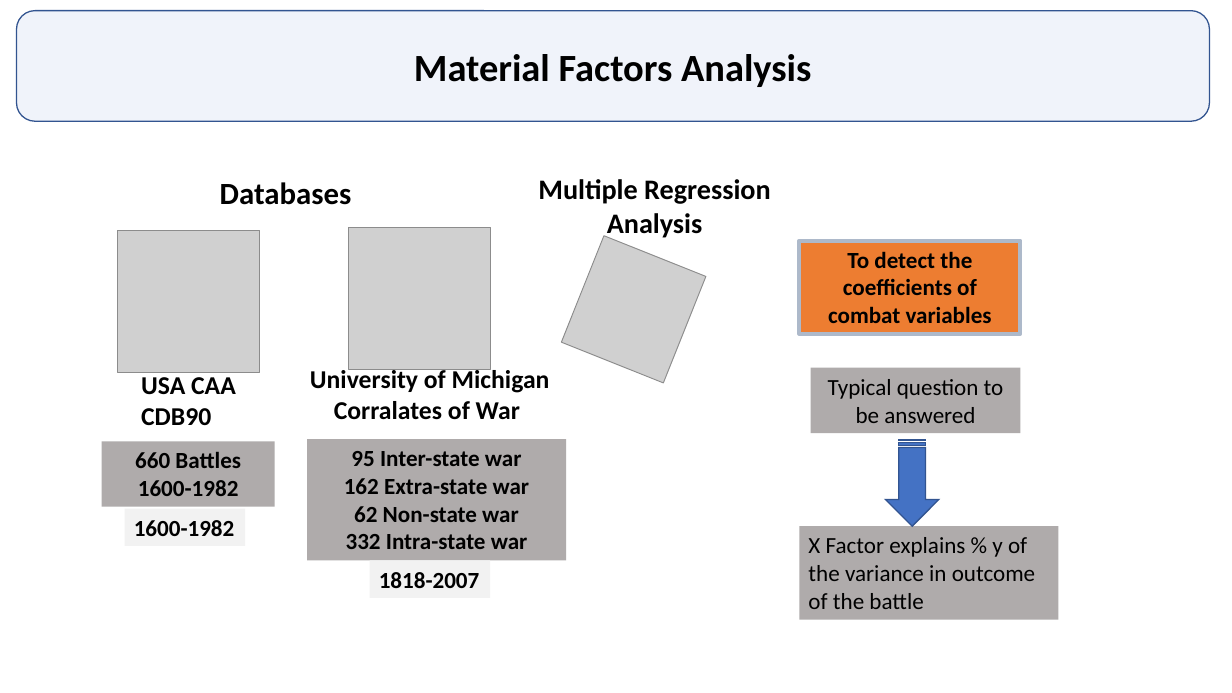
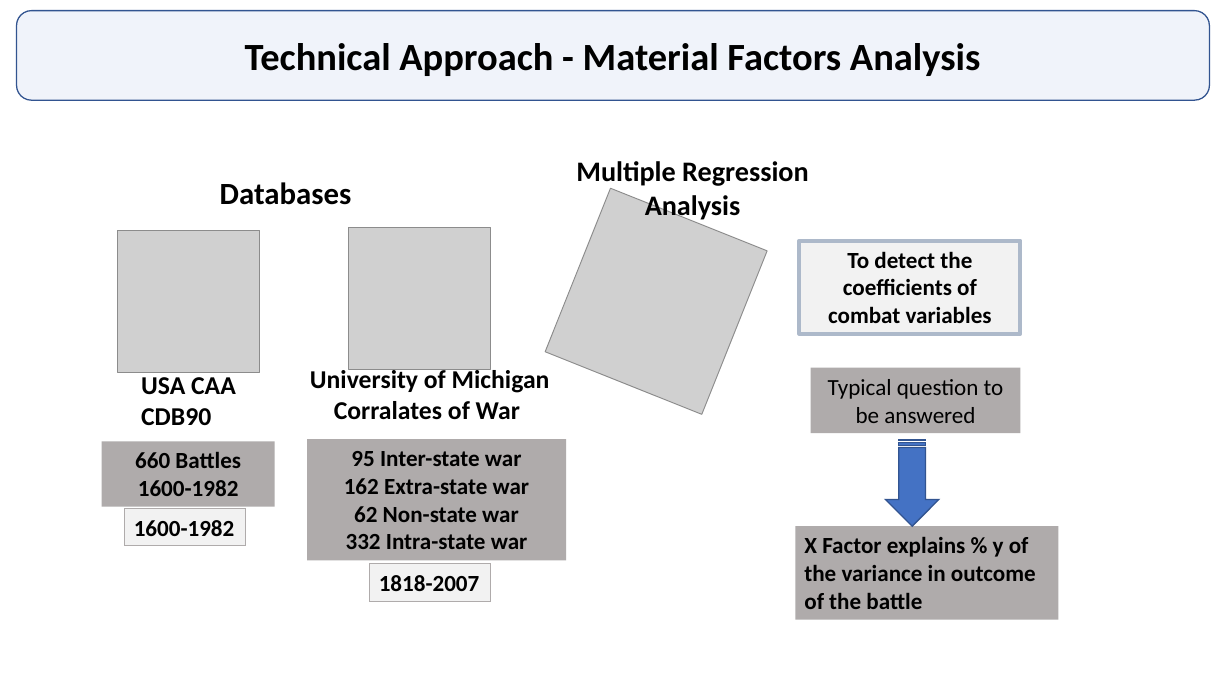
Before and after one commit to GurkanGitHub/PhD, a slide deck: slide 22 of PhD Discussion.pptx (slide 20 before the commit). Drawn at 1232x693 pixels with LibreOffice and Linux fonts; fonts in the diff are those of the drawing; grey boxes stand for pictures. Boxes give left, top, right and bottom in pixels: in the first picture for what was removed or moved away, otherwise in the second. Text is boxed around its words. In the diff, an @@ line names an element or a change of style, - is before the commit and + after.

```diff
--- a/PhD Discussion.pptx
+++ b/PhD Discussion.pptx
@@ rounded rectangle "Technical Approach - Material Factors ..." resized from (x1=17, y1=11, x2=1210, y2=122) to (x1=17, y1=11, x2=1210, y2=101) @@
@@ text in rounded rectangle at (x1=245, y1=43, x2=980, y2=76): text changed @@
-Material Factors Analysis
+Technical Approach - Material Factors Analysis
@@ text "Multiple Regression Analysis" moved from (x1=538, y1=179, x2=771, y2=239) to (x1=576, y1=161, x2=809, y2=221) @@
@@ picture resized from (x1=561, y1=236, x2=706, y2=383) to (x1=545, y1=188, x2=768, y2=415) @@
@@ rectangle "To detect the coefficients of ..." at (x1=799, y1=240, x2=1020, y2=334): fill #ED7D31 to #F2F2F2 @@
@@ rectangle "1600-1982" at (x1=125, y1=508, x2=245, y2=545): outline none to #AFABAB 0.75 pt @@
@@ rectangle "X Factor explains % y ..." at (x1=796, y1=527, x2=1059, y2=620): bold on @@
@@ rectangle "1818-2007" at (x1=370, y1=564, x2=490, y2=601): outline none to #AFABAB 0.75 pt @@
```
Also in this commit, not shown: 3 other slides changed, 8 slides added, 4 slides removed, 8 other files.
